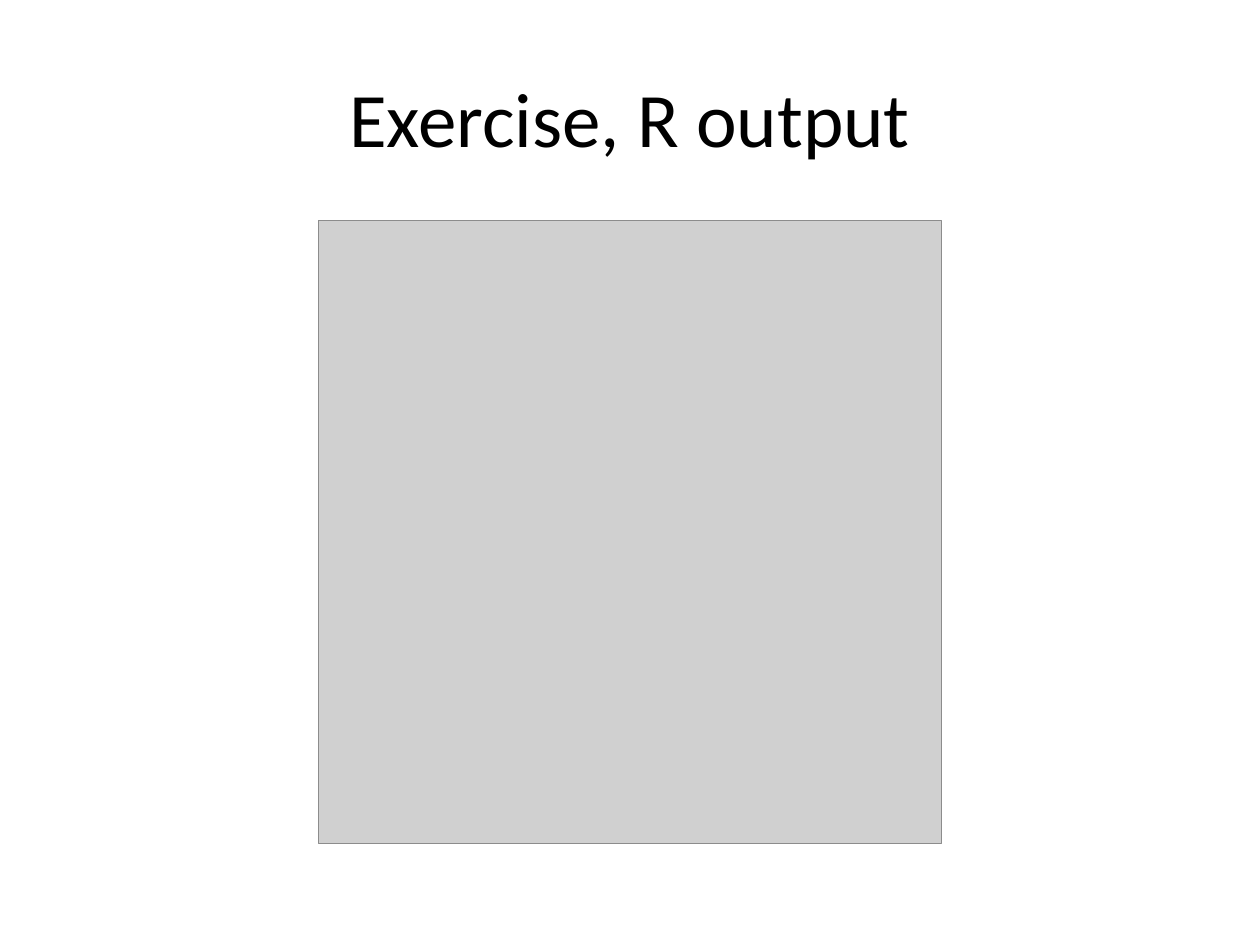
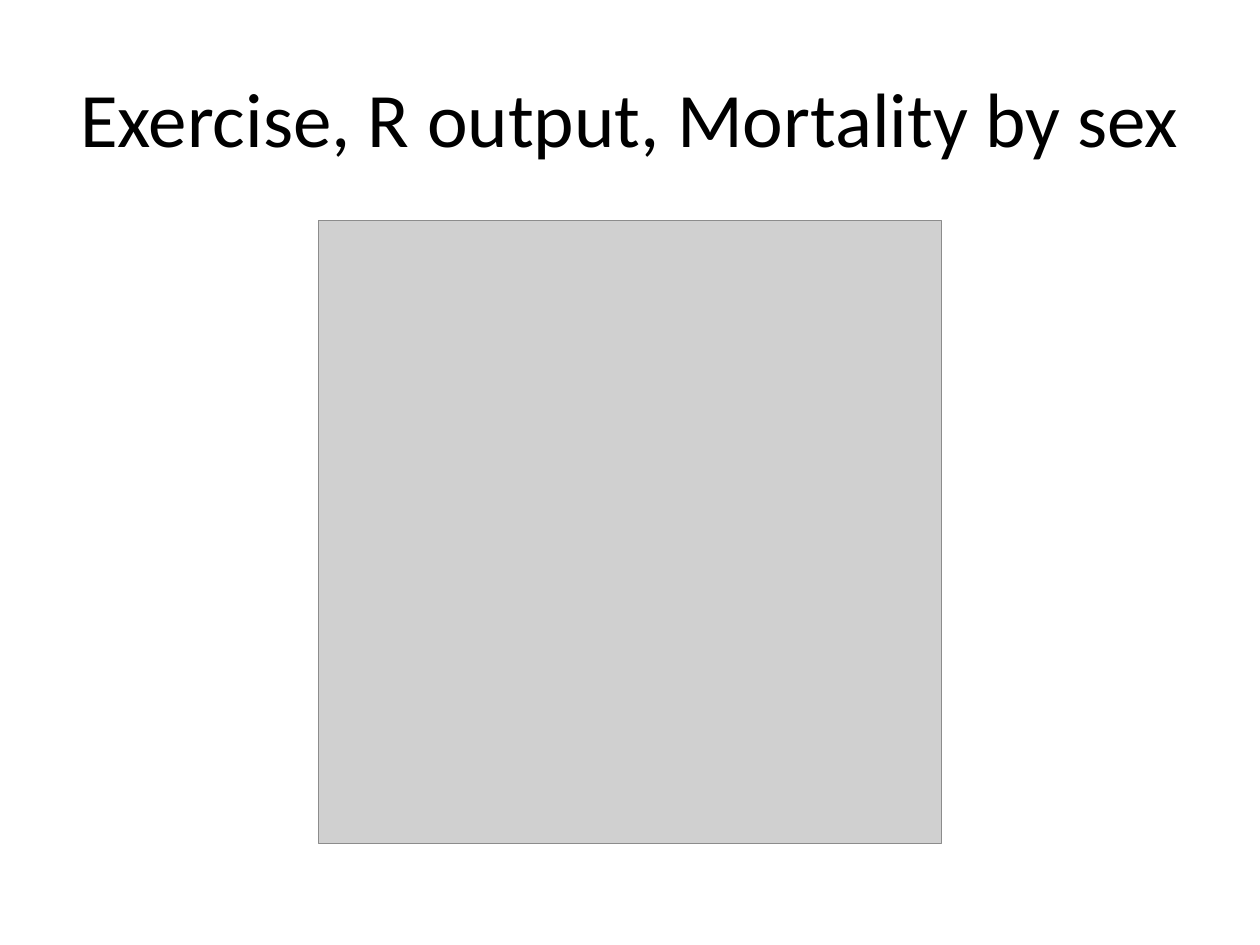
Before and after one commit to pmean/data-visualization, a slide deck: slide 50 of data-viz-02/component/fundamentals.pptx. Drawn at 1260x945 pixels with LibreOffice and Linux fonts; fonts in the diff are those of the drawing; grey boxes stand for pictures. Boxes give left, top, right and bottom in pixels: in the first picture for what was removed or moved away, otherwise in the second. Text is boxed around its words. In the diff, an @@ line names an element or a change of style, - is before the commit and + after.

```diff
--- a/data-viz-02/component/fundamentals.pptx
+++ b/data-viz-02/component/fundamentals.pptx
@@ title at bbox=[80, 93, 1179, 160]: text changed @@
-Exercise, R output
+Exercise, R output, Mortality by sex
```
Also in this commit, not shown: 7 other slides changed, 6 slides added, 12 slides removed, 16 other files.
